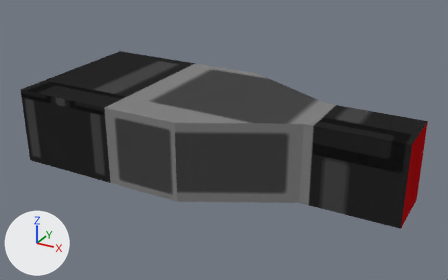
A saved change to the Blender file Assets/Models/camera.blend.
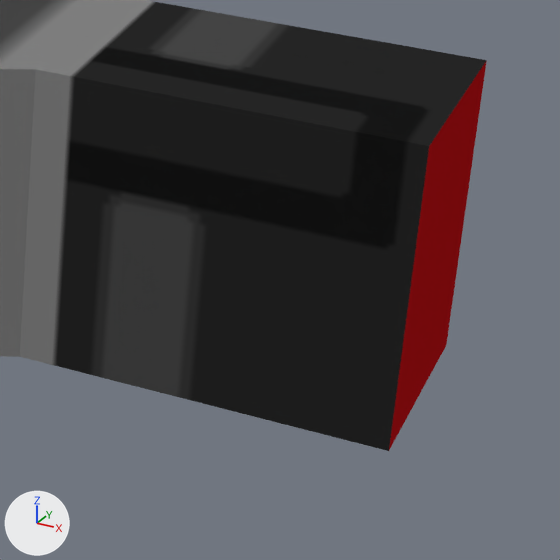
The first picture shows the older version from a 50 mm camera at (0.949, -1.274, 0.62) aimed at (0.251, -0.003, -0.016). The close-ups show both versions on the part from 66% to 100% of the width and 37% to 92% of the height of that picture; other places that the commit changed are outside them. Every picture has the same lights, and +X, +Y and +Z are marked at lower left.

Names of what the first close-up shows: 'camera_mesh'.
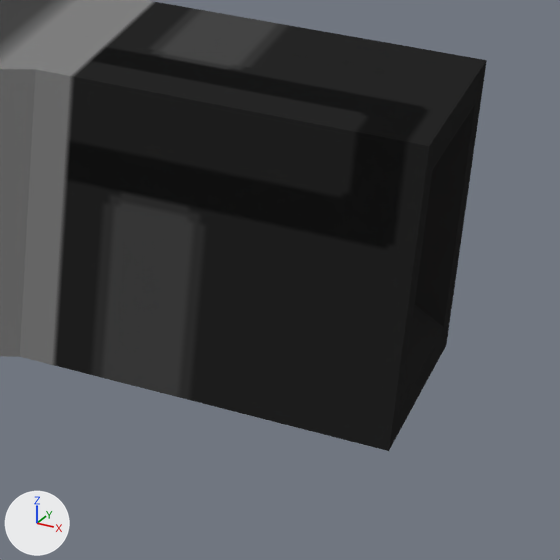
Boxes [x1, y1, x2, y2] around the edits, measured in the close-ups (560 x 560 px):
part 1 of me_cube_001, built on
    both: [389, 61, 487, 450]

The edits, one by one:
Picture 'col1.bmp' (img_col1_bmp) is new.
Material 'col1' (mat_col1) is new.
Its texture is img_col1_bmp.
me_cube_001 is used by ob_camera_mesh; location (0.0, 0.0, 0.0).
Verts and faces of me_cube_001; kept vertices keep their numbers, new ones are numbered from 16.
Before the commit, vertices of me_cube_001: 2 (0.727, 0.077, 0.1) at pixel (486, 60), 3 (0.727, 0.077, -0.1) at pixel (446, 345), 6 (0.727, -0.071, 0.1) at pixel (429, 146), 7 (0.727, -0.071, -0.1) at pixel (388, 451).
me_cube_001 had 16 vertices, 14 faces and spanned x -0.232..0.727, y -0.204..0.209, z -0.1..0.1.
me_cube_001 now has 44 vertices, 42 faces and spans x -0.232..0.727, y -0.204..0.209, z -0.1..0.1.
Part 1, on me_cube_001:
Faces deleted: (2, 6, 7, 3).
New vertex 36 is at (0.727, -0.052, 0.078), pixel (432, 170).
New vertex 37 is at (0.727, 0.058, 0.078), pixel (475, 104).
New vertex 38 is at (0.727, -0.052, -0.078), pixel (400, 404).
New vertex 39 is at (0.727, 0.058, -0.078), pixel (443, 327).
New vertex 40 is at (0.692, -0.028, 0.043).
New vertex 41 is at (0.692, 0.033, 0.043).
New vertex 42 is at (0.692, -0.028, -0.043).
New vertex 43 is at (0.692, 0.033, -0.043).
New faces: (37, 41, 43, 39), (2, 6, 36, 37), (6, 7, 38, 36), (3, 39, 38, 7), (2, 37, 39, 3), (38, 39, 43, 42) (mat_col1 (picture img_col1_bmp)).
New faces: (36, 38, 42, 40), (36, 40, 41, 37) (mat_col1 (picture img_col1_bmp)).
New faces: (40, 42, 43, 41) (mat_col3_bright (picture img_col3_bmp)).
me_cube_001 now uses material mat_col1 (picture img_col1_bmp).
